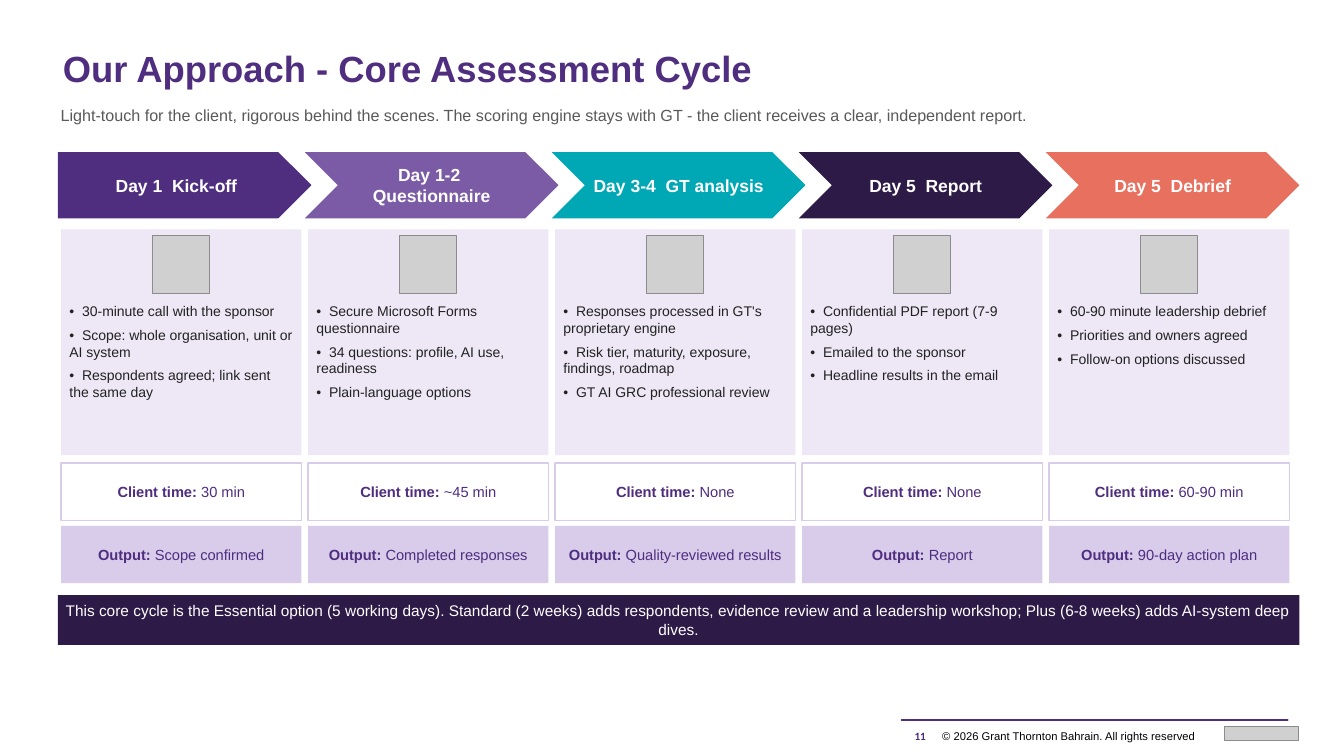
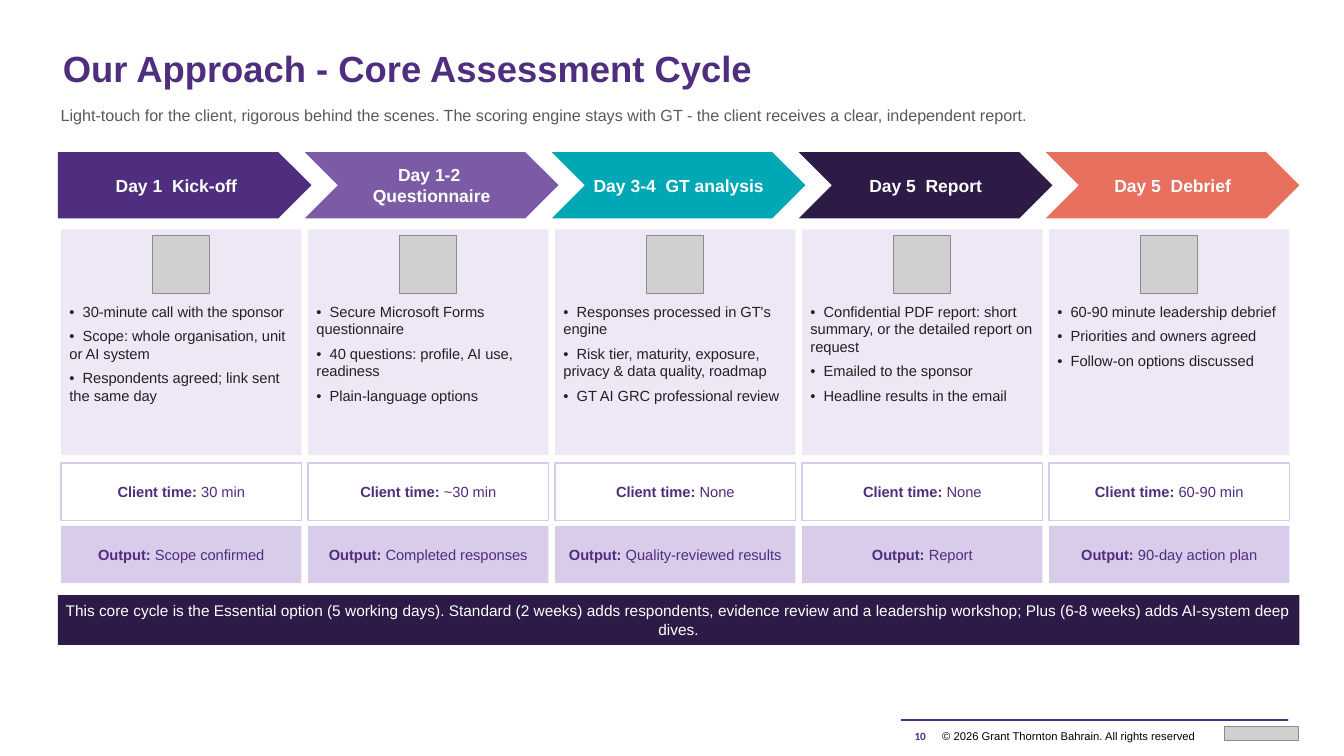
Before and after one commit to mahekdevangtrivedi-wq/GT-AI-Service-Line, a slide deck: slide 10 of 01_AI_Governance_Risk_Compliance/1.3_AI_Readiness_Assessment_Tool/GT_AI_Readiness_Assessment_Proposal.pptx (slide 11 before the commit). Drawn at 1344x756 pixels with LibreOffice and Linux fonts; fonts in the diff are those of the drawing; grey boxes stand for pictures. Boxes give left, top, right and bottom in pixels: in the first picture for what was removed or moved away, otherwise in the second. Text is boxed around its words. In the diff, an @@ line names an element or a change of style, - is before the commit and + after.

```diff
--- a/01_AI_Governance_Risk_Compliance/1.3_AI_Readiness_Assessment_Tool/GT_AI_Readiness_Assessment_Proposal.pptx
+++ b/01_AI_Governance_Risk_Compliance/1.3_AI_Readiness_Assessment_Tool/GT_AI_Readiness_Assessment_Proposal.pptx
@@ text "• 30-minute call with the ..." at <box>69,306,286,404</box>: size 10 to 10.5 pt @@
@@ text "• 60-90 minute leadership debrief" at <box>1071,306,1276,369</box>: size 10 to 10.5 pt @@
@@ text at <box>316,306,484,404</box>: size 10 to 10.5 pt in "• Secure Microsoft Forms questionnaire", "• Plain-language options" @@
@@ text at <box>563,306,770,379</box>: text changed; size 10 to 10.5 pt @@
-• Responses processed in GT's proprietary engine
-• Risk tier, maturity, exposure, findings, roadmap
+• Responses processed in GT's engine
+• Risk tier, maturity, exposure, privacy & data quality, roadmap
@@ text at <box>810,306,1032,355</box>: text changed; size 10 to 10.5 pt @@
-• Confidential PDF report (7-9 pages)
+• Confidential PDF report: short summary, or the detailed report on request
@@ text at <box>316,348,513,376</box>: text changed; size 10 to 10.5 pt @@
-• 34 questions: profile, AI use, readiness
+• 40 questions: profile, AI use, readiness
@@ text at <box>824,365,1007,401</box>: size 10 to 10.5 pt in "• Emailed to the sponsor", "• Headline results in the email" @@
@@ text at <box>577,390,779,404</box>: size 10 to 10.5 pt in "• GT AI GRC professional review" @@
@@ text in rectangle at <box>360,486,497,497</box>: text changed @@
-Client time: ~45 min
+Client time: ~30 min
@@ page number at <box>915,732,926,740</box>: text changed @@
-11
+10
```
Also in this commit, not shown: 14 other slides changed, 2 slides added, 2 slides removed, 33 other files.
